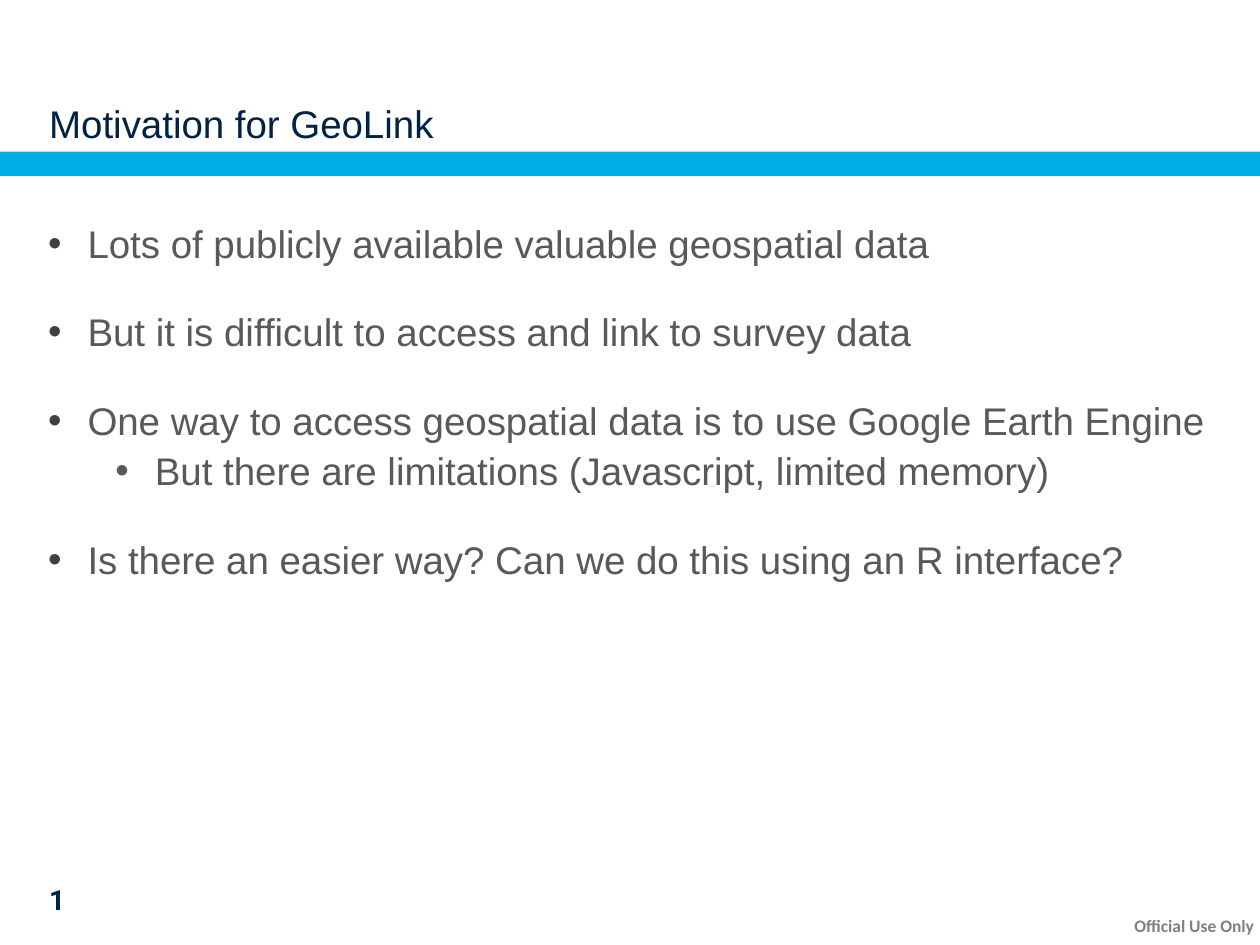
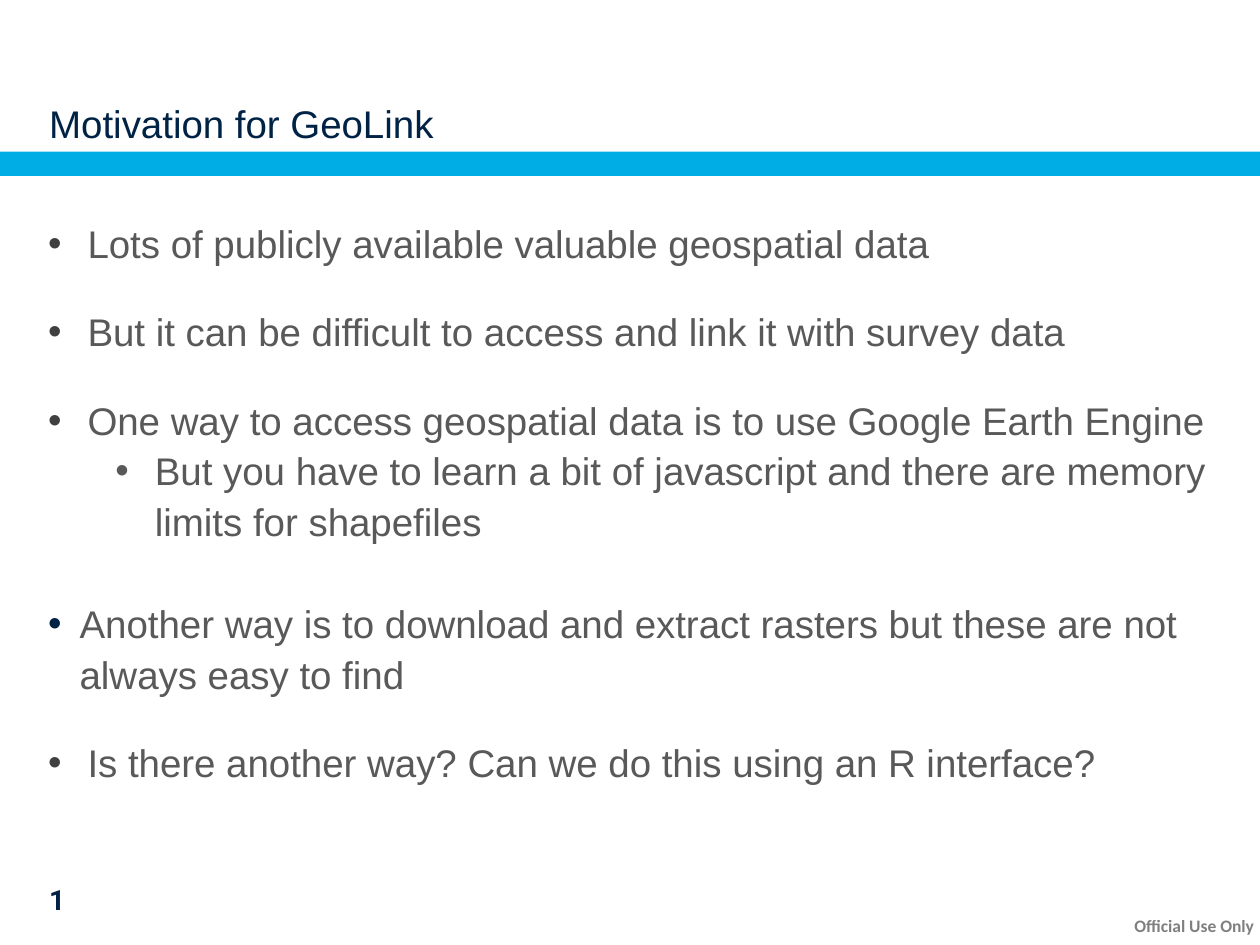
Before and after one commit to JoshMerfeld/nairobiworkshops, a slide deck: slide 2 of GeoLink presentation.pptx. Drawn at 1260x945 pixels with LibreOffice and Linux fonts; fonts in the diff are those of the drawing; background and template pictures are left out. Boxes give left, top, right and bottom in pixels: in the first picture for what was removed or moved away, otherwise in the second. Text is boxed around its words. In the diff, an @@ line names an element or a change of style, - is before the commit and + after.

```diff
--- a/GeoLink presentation.pptx
+++ b/GeoLink presentation.pptx
@@ text at [88, 318, 1065, 354]: text changed @@
-• But it is difficult to access and link to survey data
+• But it can be difficult to access and link it with survey data
@@ text at [80, 457, 1206, 785]: text changed @@
-      • But there are limitations (Javascript, limited memory)
-• Is there an easier way? Can we do this using an R interface?
+      • But you have to learn a bit of javascript and there are memory limits for shapefiles
+    • Another way is to download and extract rasters but these are not always easy to find
+• Is there another way? Can we do this using an R interface?
```
Also in this commit, not shown: 4 other slides changed, 1 slide added, 1 other file.
